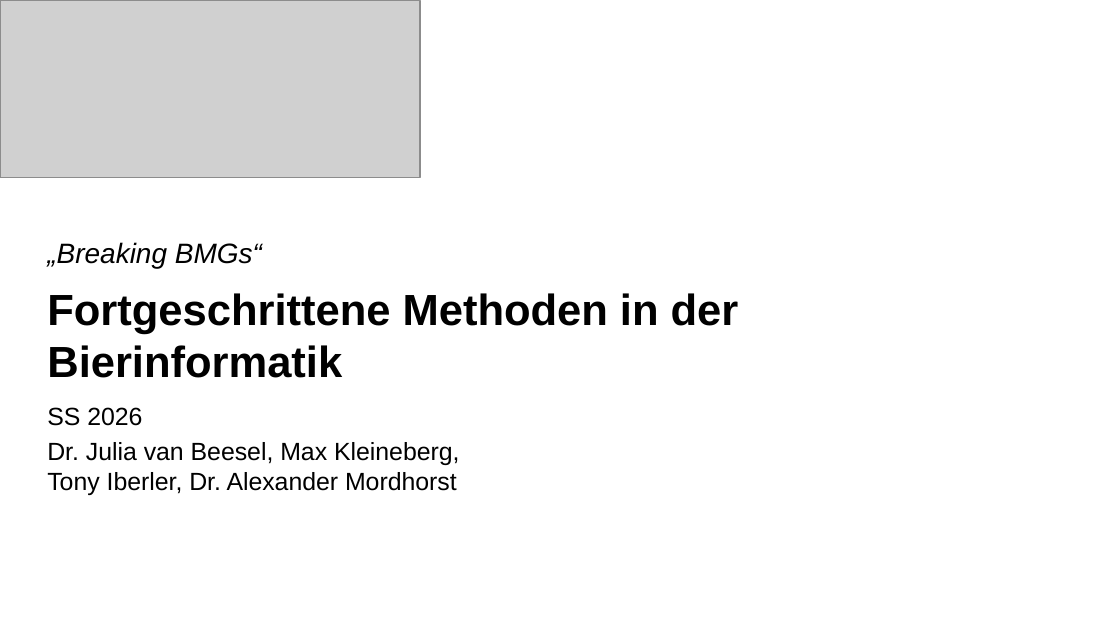
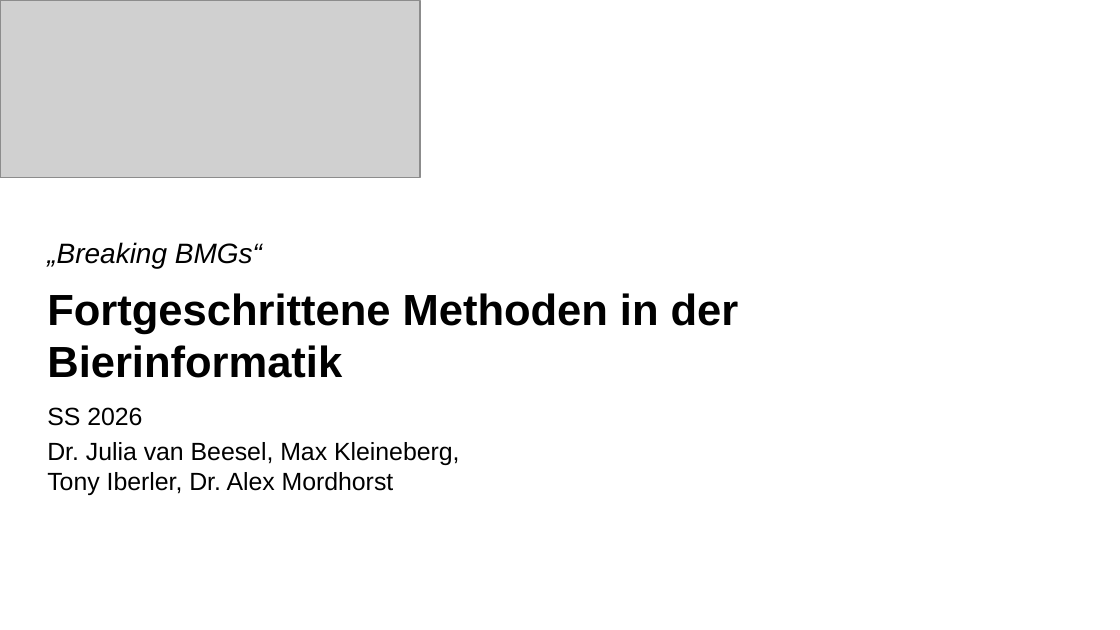
Before and after one commit to Maxisman/fortgeschrittene_Methoden_der_Bioinformatik, a slide deck: slide 1 of Code/Presentation/Presentation_template.pptx. Drawn at 1120x630 pixels with LibreOffice and Linux fonts; fonts in the diff are those of the drawing; grey boxes stand for pictures; background and template pictures are left out. Boxes give left, top, right and bottom in pixels: in the first picture for what was removed or moved away, otherwise in the second. Text is boxed around its words. In the diff, an @@ line names an element or a change of style, - is before the commit and + after.

```diff
--- a/Code/Presentation/Presentation_template.pptx
+++ b/Code/Presentation/Presentation_template.pptx
@@ text at [47, 442, 460, 495]: text changed @@
-Dr. Julia van Beesel, Max Kleineberg, Tony Iberler, Dr. Alexander Mordhorst
+Dr. Julia van Beesel, Max Kleineberg, Tony Iberler, Dr. Alex Mordhorst
```
Also in this commit, not shown: 4 other slides changed, 16 slides added, 4 other files.
